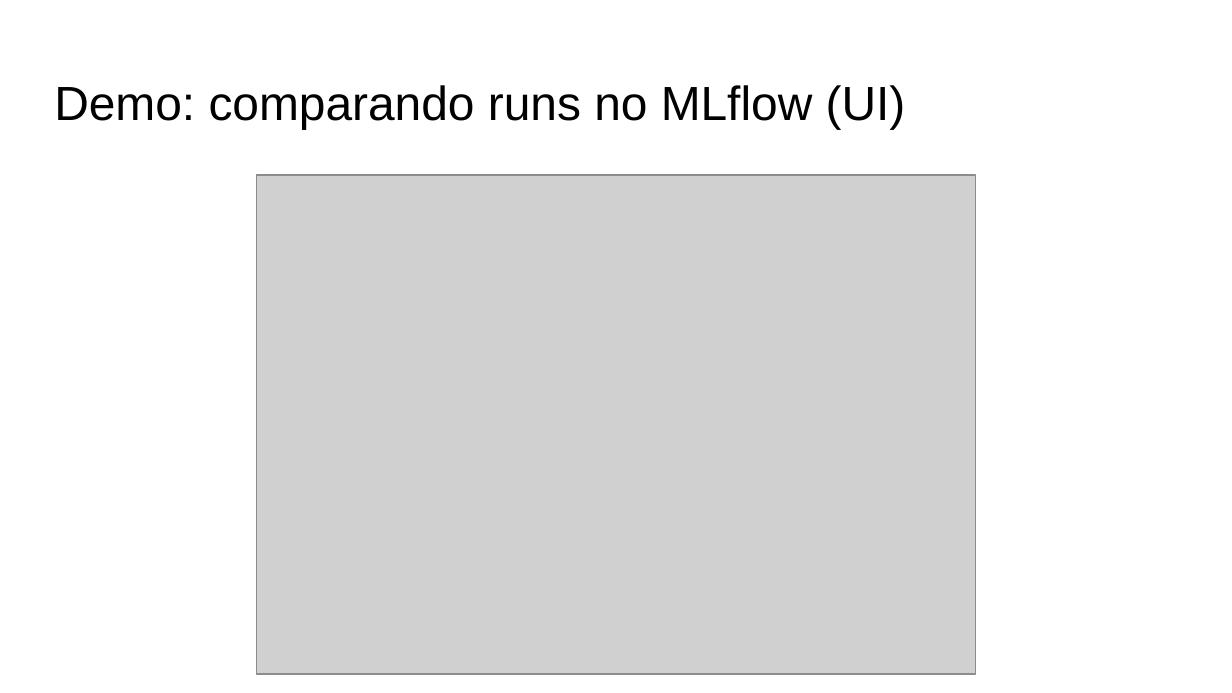
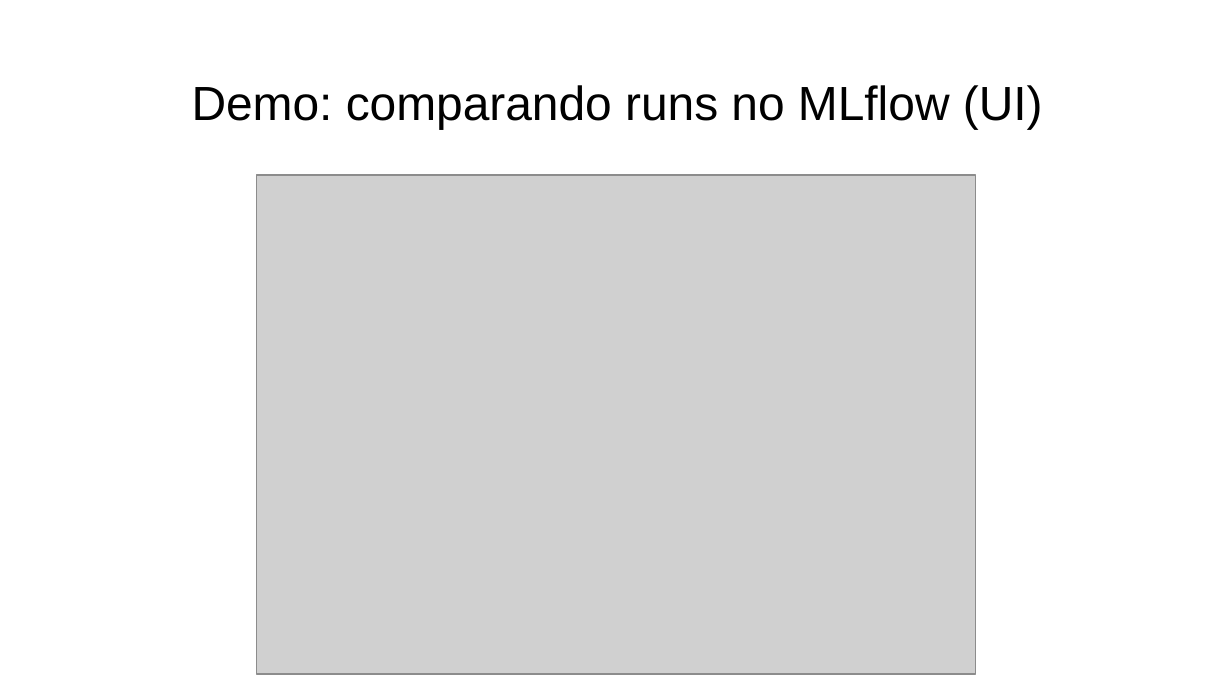
Before and after one commit to gilvanveras/gilvanvmj-mlops-icev, a slide deck: slide 43 of Slides_Sabado.pptx. Drawn at 1232x693 pixels with LibreOffice and Linux fonts; fonts in the diff are those of the drawing; grey boxes stand for pictures; background and template pictures are left out. Boxes give left, top, right and bottom in pixels: in the first picture for what was removed or moved away, otherwise in the second. Text is boxed around its words. In the diff, an @@ line names an element or a change of style, - is before the commit and + after.

```diff
--- a/Slides_Sabado.pptx
+++ b/Slides_Sabado.pptx
@@ title "Demo: comparando runs no MLflow ...": place and size @@
-title "Demo: comparando runs no MLflow ..." at box(54, 85, 906, 129)
+title "Demo: comparando runs no MLflow ..." at box(192, 85, 1043, 129)
```
Also in this commit, not shown: 4 other slides changed, 1 other file.
